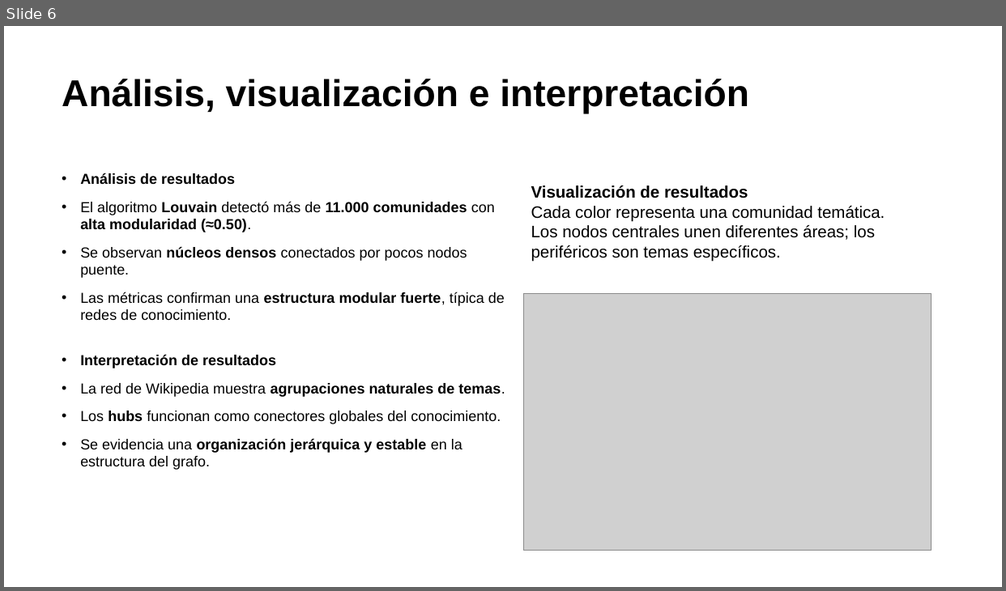
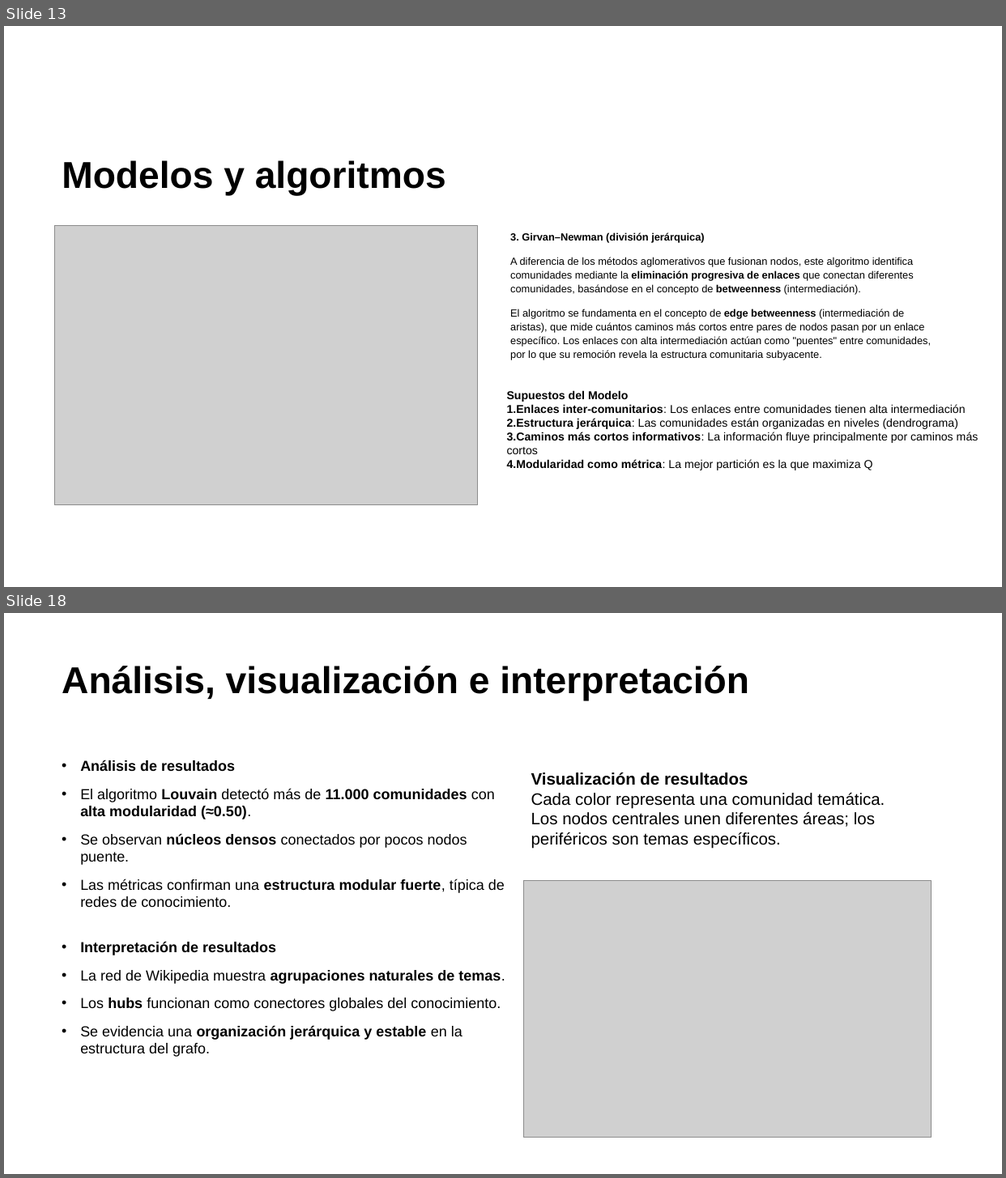
Before and after one commit to mrmiguel564/Proyecto-redes, a slide deck: ppt_deteccion_de_comunidades.pptx. Shown one above the other, each under a label of ours: slide 6 before the commit, slides 13 and 18 after it; the slides between them are not shown. The pictures are 1006x591 and 1006x1178 pixels, drawn with LibreOffice and Linux fonts; fonts in the diff are those of the drawing; grey boxes stand for pictures. Boxes give left, top, right and bottom in pixels: in the first picture for what was removed or moved away, otherwise in the second. Text is boxed around its words. In the diff, an @@ line names an element or a change of style, - is before the commit and + after.

```diff
--- a/ppt_deteccion_de_comunidades.pptx
+++ b/ppt_deteccion_de_comunidades.pptx
@@ slide 13 added at [4, 26, 1002, 587], background #FFFFFF @@
@@ title added at [62, 160, 446, 196], 36 pt, text #000000, bold @@
+Modelos y algoritmos
@@ picture added at [54, 226, 478, 506] @@
@@ text added at [510, 233, 931, 360], 10 pt, text #000000 @@
+3. Girvan–Newman (división jerárquica)
+A diferencia de los métodos aglomerativos que fusionan nodos, este algoritmo identifica comunidades mediante la eliminación progresiva de enlaces que conectan diferentes comunidades, basándose en el concepto de betweenness (intermediación).
+El algoritmo se fundamenta en el concepto de edge betweenness (intermediación de aristas), que mide cuántos caminos más cortos entre pares de nodos pasan por un enlace específico. Los enlaces con alta intermediación actúan como "puentes" entre comunidades, por lo que su remoción revela la estructura comunitaria subyacente.
@@ text added at [507, 390, 978, 471], 11 pt, text #000000 @@
+Supuestos del Modelo
+1. Enlaces inter-comunitarios: Los enlaces entre comunidades tienen alta intermediación
+2. Estructura jerárquica: Las comunidades están organizadas en niveles (dendrograma)
+3. Caminos más cortos informativos: La información fluye principalmente por caminos más cortos
+4. Modularidad como métrica: La mejor partición es la que maximiza Q
@@ what was slide 6 is now slide 18 @@
```
Also in this commit, not shown: 3 slides changed, 11 other slides added.
